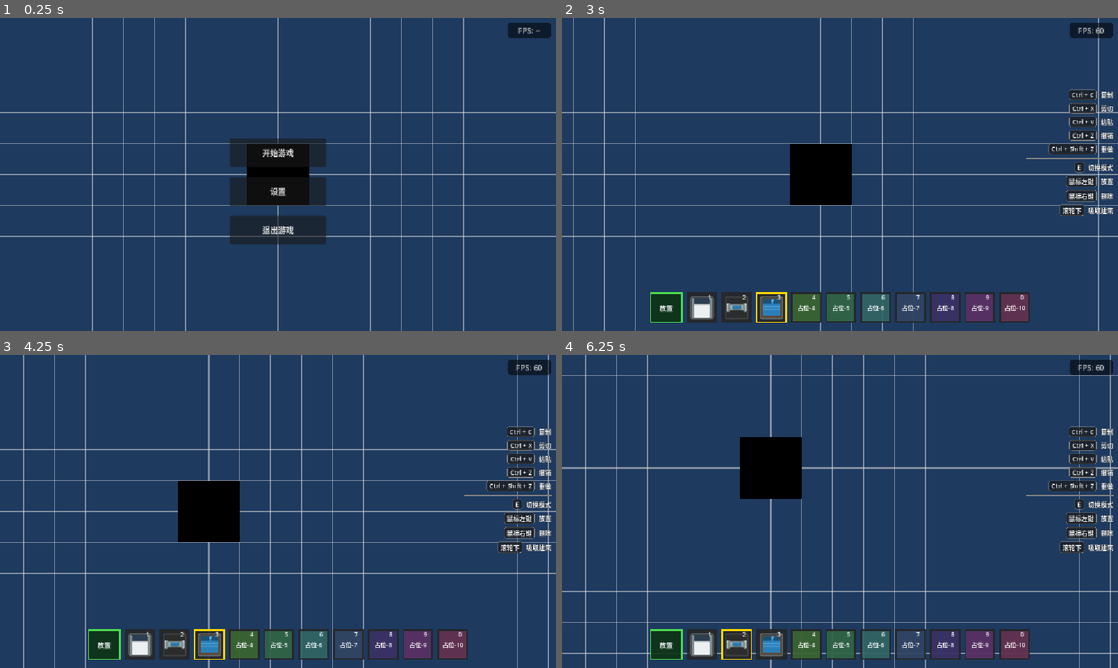
Above: before the commit, frames 1-4 (two rows, left to right).
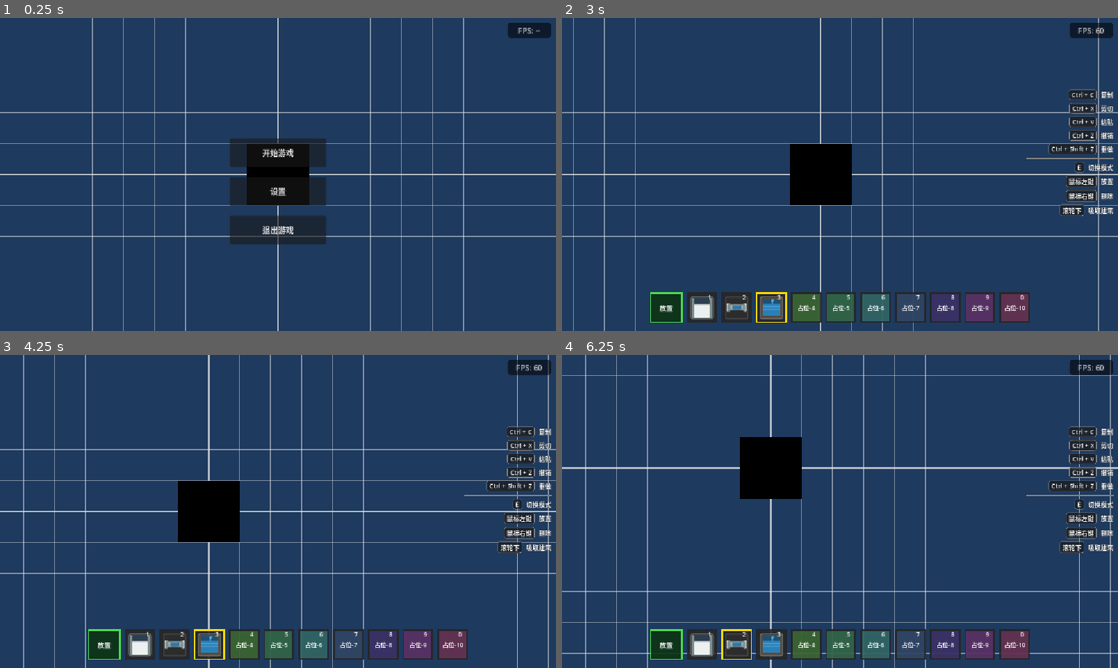
Above: after the commit, the same moments.

Repository: liuyun847/demo
Game: Godot game, scene res://scenes/main.tscn
Same seed, same stepped clock (60 frames per second), same inputs: the game is played once before the commit and once after it.
Inputs (mouse positions are in pixels of both pictures, inside the frame that each line leads up to):
- Up to frame 1 (0.25 s): no input
- Up to frame 2 (3 s): click "开始游戏" at 0.5 s; tap Enter at 1.25, 2.75 s; drag from (701, 309) to (895, 105) at 1.27 s; tap Space at 2 s; drag from (734, 309) to (812, 237) at 2.02 s; move the mouse to (773, 309) at 2.77 s; hold D (move_right) from 2.78 s (still down); hold R (rotate_clipboard) from 2.78 s (still down); right-click (773, 309) at 2.85 s; click (773, 309) at 2.92 s
- Up to frame 3 (4.25 s): release D (move_right) at 3.5 s; release R (rotate_clipboard) at 3.5 s; drag from (244, 646) to (111, 464) at 3.52 s
- Up to frame 4 (6.25 s): tap Space at 4.25, 5.75 s; drag from (840, 646) to (867, 511) at 4.27 s; tap Enter at 5 s; drag from (873, 646) to (756, 433) at 5.02 s; move the mouse to (912, 646) at 5.77 s; hold S (move_down) from 5.78 s (still down); hold R (rotate_clipboard) from 5.78 s (still down); tap 2 (slot_2) at 5.85 s; click (912, 646) at 5.92 s

The runs differ from the first frame. In frame 1, 0.6% of the frame differs, in the area x 0-100%, y 0-100%; in frame 2, 0.6%; in frame 3, 0.7%; in frame 4, 0.9%.

Commit message:
fix: 修复网格线绘制不完整，更新粘贴预览刷新逻辑
1. 补全InfiniteGridMap中缺失的网格厚边框绘制点
2. 为旋转粘贴板后添加粘贴预览刷新调用，确保预览同步更新

Diff:
--- a/scripts/InfiniteGridMap.gd
+++ b/scripts/InfiniteGridMap.gd
@@ -111,6 +111,10 @@
 		thick_points.append(Vector2(left, bottom))
 		thick_points.append(Vector2(left, top))
 		thick_points.append(Vector2(right, top))
+		thick_points.append(Vector2(right, top))
+		thick_points.append(Vector2(right, bottom))
+		thick_points.append(Vector2(left, bottom))
+		thick_points.append(Vector2(right, bottom))
 	draw_multiline(thick_points, GameConfig.line_color, adjusted_thick_width)
 
 	var marker_size: float = GameConfig.cell_size * 2
--- a/scripts/autoload/selection_manager.gd
+++ b/scripts/autoload/selection_manager.gd
@@ -133,6 +133,16 @@
 	if not is_paste_mode:
 		return
 	_paste_rotation = (_paste_rotation + 1) % 4
+	_refresh_paste_preview()
+
+func _refresh_paste_preview() -> void:
+	var building_manager := _get_building_manager()
+	if not building_manager:
+		return
+	var effective := get_effective_clipboard()
+	if effective.is_empty() or not effective.has("buildings"):
+		return
+	building_manager.set_paste_preview_line([paste_anchor], effective)
 
 func get_effective_clipboard() -> Dictionary:
 	if _paste_rotation == 0 or clipboard.is_empty() or not clipboard.has("buildings"):
